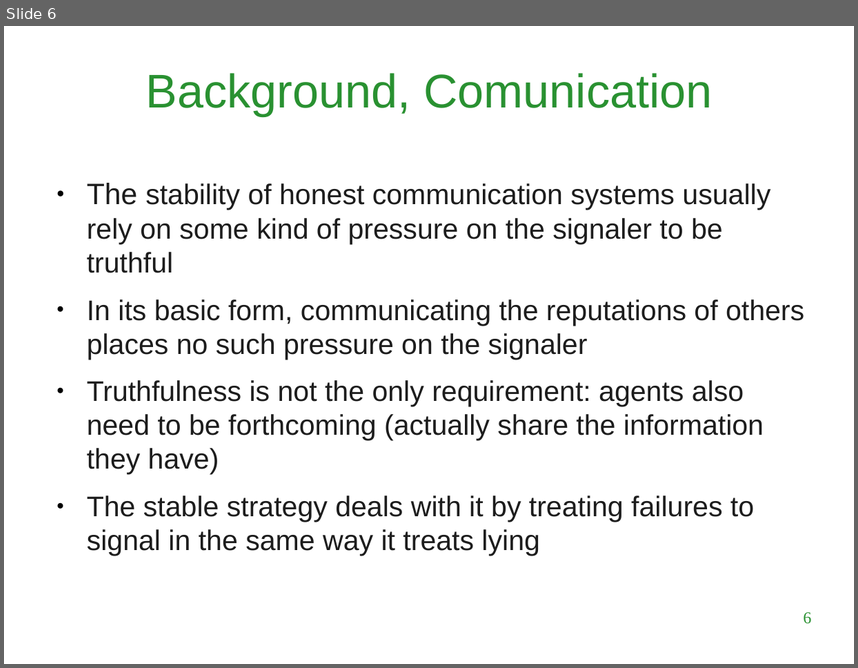
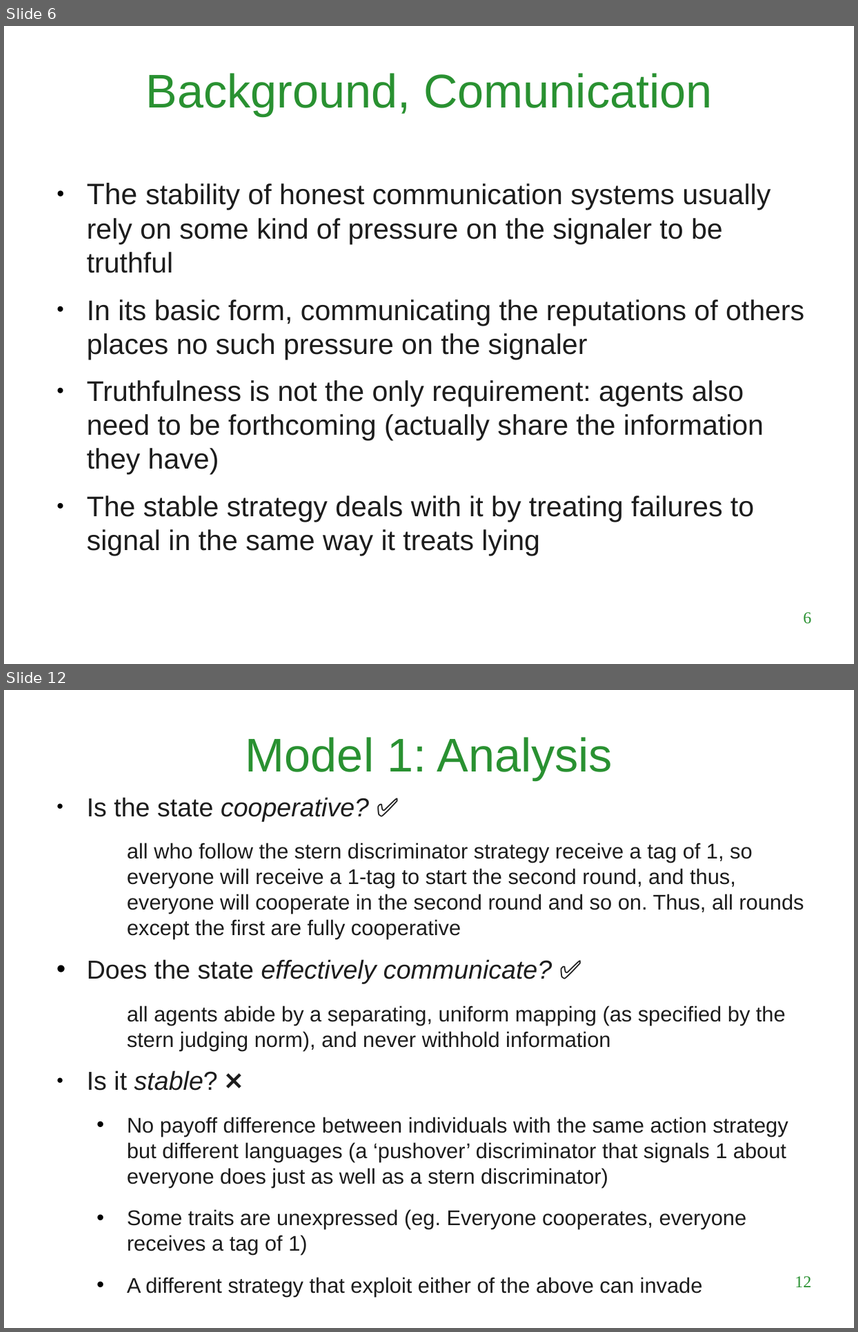
Before and after one commit to LuigiBrosNin/UNI, a slide deck: Master first year/Complex systems and network science/Tit_for_tatting_presentation.odp. Shown one above the other, each under a label of ours: slide 6 before the commit, slides 6 and 12 after it; the slides between them are not shown. The pictures are 858x668 and 858x1332 pixels, drawn with LibreOffice and Linux fonts; fonts in the diff are those of the drawing; background and template pictures are left out. Boxes give left, top, right and bottom in pixels: in the first picture for what was removed or moved away, otherwise in the second. Text is boxed around its words. In the diff, an @@ line names an element or a change of style, - is before the commit and + after.

```diff
--- a/Master first year/Complex systems and network science/Tit_for_tatting_presentation.odp
+++ b/Master first year/Complex systems and network science/Tit_for_tatting_presentation.odp
@@ slide 12 added at <box>4,690,854,1328</box>, background #FFFFFF @@
@@ title added at <box>245,737,613,780</box>, 40 pt, text #299131 @@
+Model 1: Analysis
@@ text added at <box>87,797,804,1254</box>, 18 pt, text #1C1C1C @@
+● Is the state cooperative? ✅
+  all who follow the stern discriminator strategy receive a tag of 1, so everyone will receive a 1-tag to start the second round, and thus, everyone will cooperate in the second round and so on. Thus, all rounds except the first are fully cooperative
+• Does the state effectively communicate? ✅
+  all agents abide by a separating, uniform mapping (as specified by the stern judging norm), and never withhold information
+● Is it stable? ❌
+  • No payoff difference between individuals with the same action strategy but different languages (a ‘pushover’ discriminator that signals 1 about everyone does just as well as a stern discriminator)
+  • Some traits are unexpressed (eg. Everyone cooperates, everyone receives a tag of 1)
+  • A different strategy that exploit either of the above can invade
@@ page number added at <box>795,1276,811,1287</box>, 14 pt, text #299131 @@
+12
```
Also in this commit, not shown: 2 slides changed, 6 other slides added, 2 slides removed, 1 other file.
